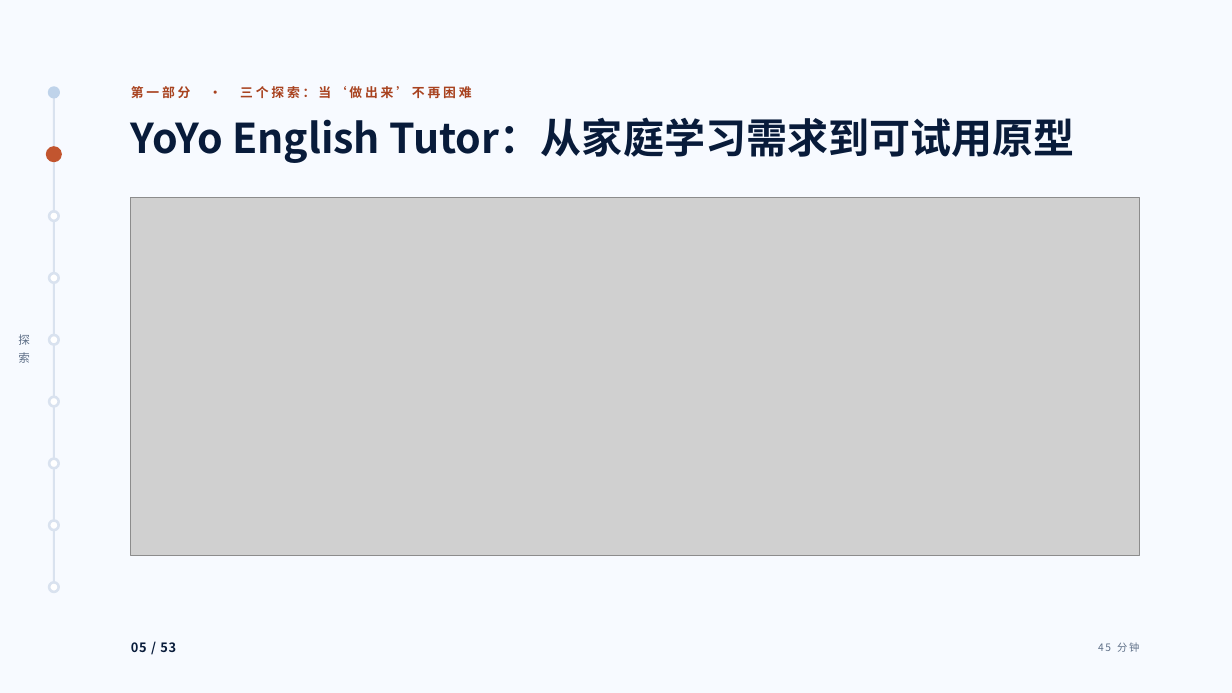
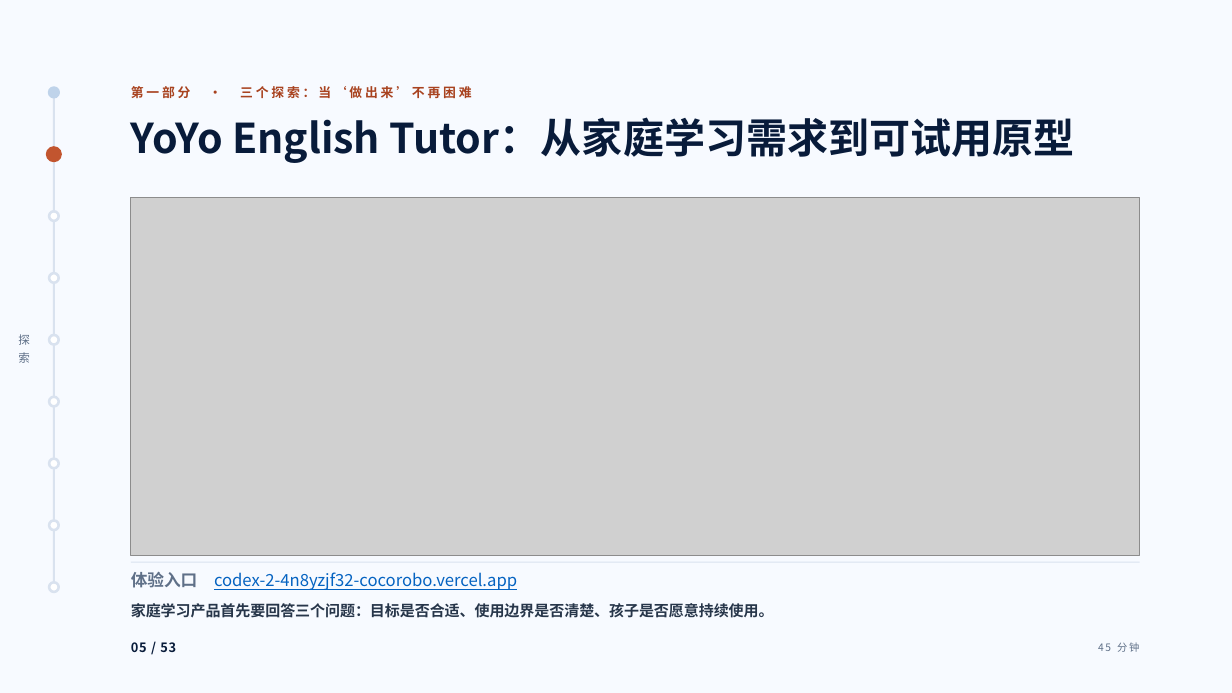
Before and after one commit to tonyxinvip/slides, a slide deck: slide 5 of student-ai-cognitive-division-2026/downloads/student-ai-cognitive-division-2026.pptx. Drawn at 1232x693 pixels with LibreOffice and Linux fonts; fonts in the diff are those of the drawing; grey boxes stand for pictures. Boxes give left, top, right and bottom in pixels: in the first picture for what was removed or moved away, otherwise in the second. Text is boxed around its words. In the diff, an @@ line names an element or a change of style, - is before the commit and + after.

```diff
--- a/student-ai-cognitive-division-2026/downloads/student-ai-cognitive-division-2026.pptx
+++ b/student-ai-cognitive-division-2026/downloads/student-ai-cognitive-division-2026.pptx
@@ line added from (131, 562) to (1140, 562), #D9E2EF 0.75 pt @@
@@ text added at (131, 572, 517, 590), 13 pt, text #0563C1, underline @@
+体验入口 codex-2-4n8yzjf32-cocorobo.vercel.app
@@ text added at (131, 603, 774, 618), 11.6 pt, text #27364A, bold @@
+家庭学习产品首先要回答三个问题：目标是否合适、使用边界是否清楚、孩子是否愿意持续使用。
```
Also in this commit, not shown: 25 other slides changed, 57 other files.
